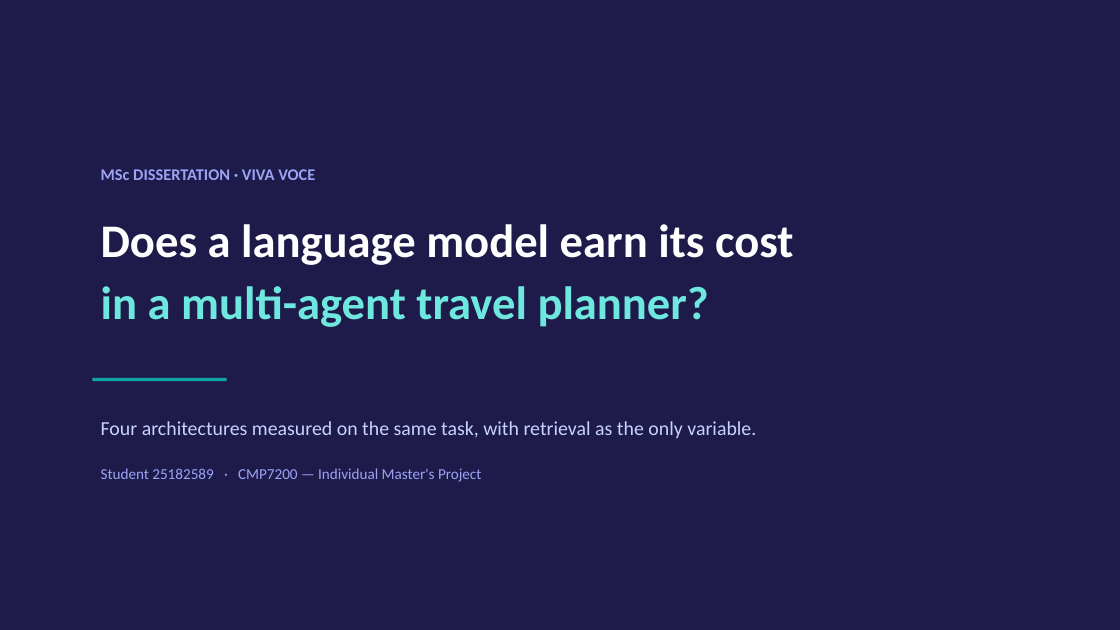
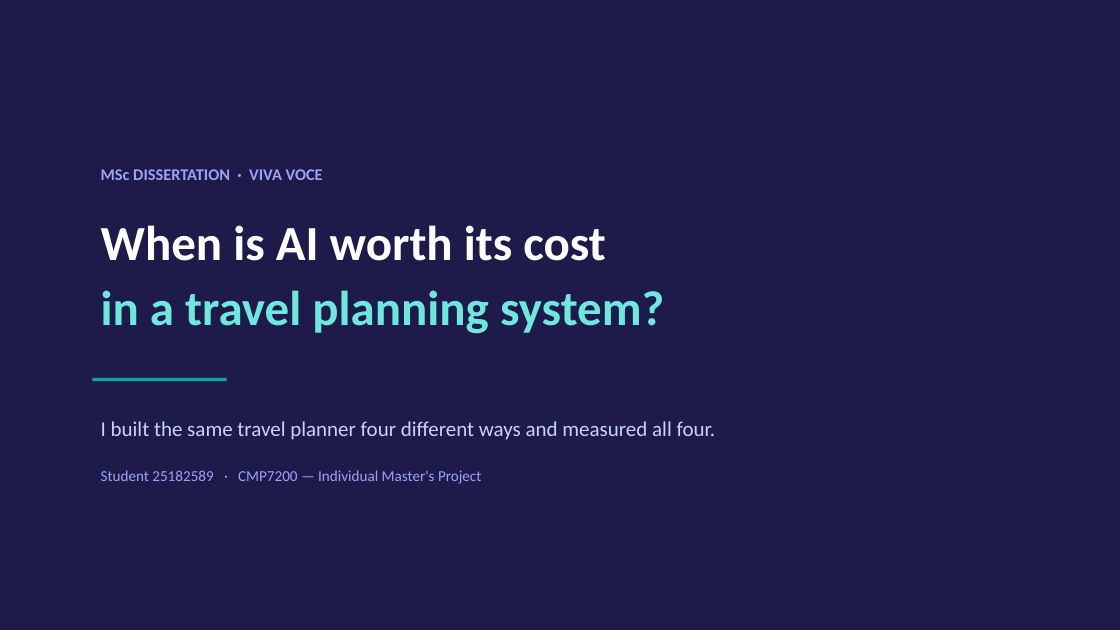
Before and after one commit to sherali143/Trip-Planner, a slide deck: slide 1 of submission/CMP7200_Viva_Presentation.pptx. Drawn at 1120x630 pixels with LibreOffice and Linux fonts; fonts in the diff are those of the drawing. Boxes give left, top, right and bottom in pixels: in the first picture for what was removed or moved away, otherwise in the second. Text is boxed around its words. In the diff, an @@ line names an element or a change of style, - is before the commit and + after.

```diff
--- a/submission/CMP7200_Viva_Presentation.pptx
+++ b/submission/CMP7200_Viva_Presentation.pptx
@@ text "MSc DISSERTATION · VIVA VOCE" rewrapped from (x1=101, y1=169, x2=315, y2=180) to (x1=101, y1=169, x2=323, y2=180) @@
@@ text at (x1=101, y1=225, x2=664, y2=334): text changed; size 40 to 42 pt; text colour #FFFFFF to #6EE7DF @@
-Does a language model earn its cost
-in a multi-agent travel planner?
+When is AI worth its cost
+in a travel planning system?
@@ text at (x1=101, y1=421, x2=716, y2=440): text changed; size 17 to 18 pt @@
-Four architectures measured on the same task, with retrieval as the only variable.
+I built the same travel planner four different ways and measured all four.
```
Also in this commit, not shown: 12 other slides changed, 4 slides added, 2 slides removed, 3 other files.
